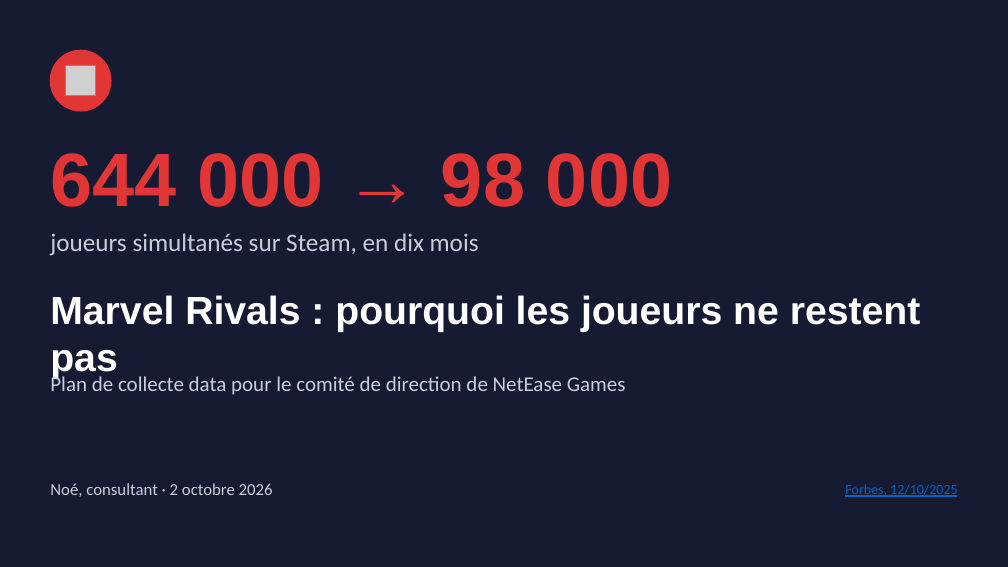
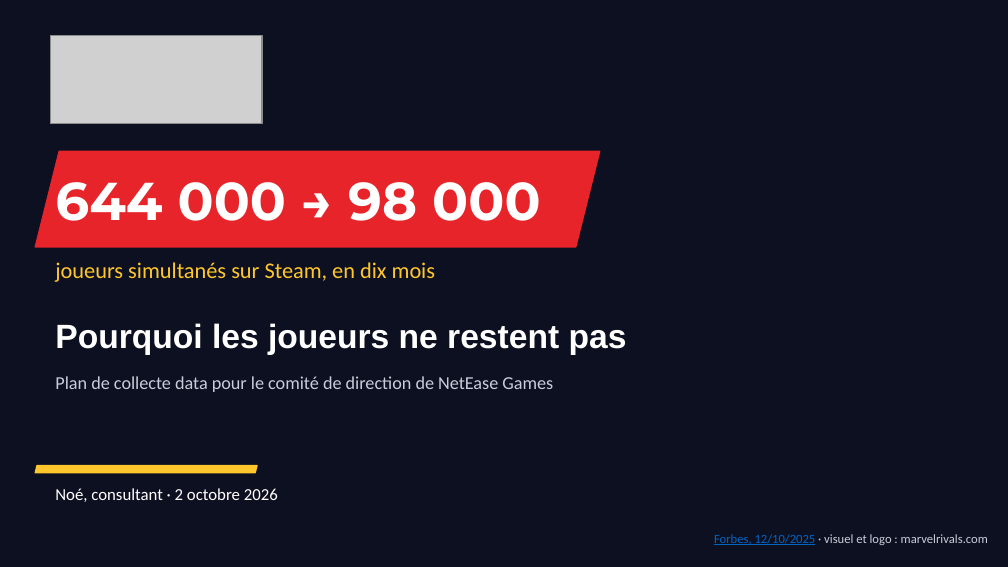
Before and after one commit to noeantoniov1-crypto/SOCIO, a slide deck: slide 1 of docs/presentation/pitch_marvel_rivals_netease.pptx. Drawn at 1008x567 pixels with LibreOffice and Linux fonts; fonts in the diff are those of the drawing; grey boxes stand for pictures; background and template pictures are left out. Boxes give left, top, right and bottom in pixels: in the first picture for what was removed or moved away, otherwise in the second. Text is boxed around its words. In the diff, an @@ line names an element or a change of style, - is before the commit and + after.

```diff
--- a/docs/presentation/pitch_marvel_rivals_netease.pptx
+++ b/docs/presentation/pitch_marvel_rivals_netease.pptx
@@ background #161A33 to picture (left out) @@
@@ rectangle added at <box>0,0,1008,566</box>, fill #0D1020 at 50% opacity @@
@@ rectangle added at <box>0,0,706,566</box>, fill #0D1020 at 75% opacity @@
@@ ellipse removed at <box>50,50,111,111</box> @@
@@ picture added at <box>50,35,262,124</box> @@
@@ picture removed at <box>66,66,96,96</box> @@
@@ parallelogram added at <box>35,151,600,247</box>, fill #E62429, outline #E62429 1 pt @@
@@ text "644 000 → 98 000": place and size @@
-text "644 000 → 98 000" at <box>50,153,672,207</box>
+text "644 000 → 98 000" at <box>55,182,540,221</box>
@@ text "644 000 → 98 000" at <box>55,182,540,221</box>: size 54 to 38 pt, font Arial to Montserrat, text colour #E23636 to #FFFFFF @@
@@ text "joueurs simultanés sur Steam, en ...": place and size @@
-text "joueurs simultanés sur Steam, en ..." at <box>50,233,479,256</box>
+text "joueurs simultanés sur Steam, en ..." at <box>55,262,435,282</box>
@@ text "joueurs simultanés sur Steam, en ..." at <box>55,262,435,282</box>: size 18 to 16 pt, text colour #C9CCDA to #FFC72C @@
@@ text at <box>55,323,627,355</box>: text changed; size 28 to 24 pt @@
-Marvel Rivals : pourquoi les joueurs ne restent pas
+Pourquoi les joueurs ne restent pas
@@ text "Plan de collecte data pour ..." at <box>55,376,553,392</box>: size 15 to 13 pt @@
@@ parallelogram added at <box>35,466,257,473</box>, fill #FFC72C, outline #FFC72C 1 pt @@
@@ text "Noé, consultant · 2 octobre ..." at <box>55,488,278,502</box>: text colour #C9CCDA to #FFFFFF @@
@@ text at <box>714,534,988,545</box>: text changed; size 10 to 9 pt; text colour #0563C1 to #C9CCDA @@
-Forbes, 12/10/2025
+Forbes, 12/10/2025 · visuel et logo : marvelrivals.com
```
Also in this commit, not shown: 11 other slides changed, 3 other files.
